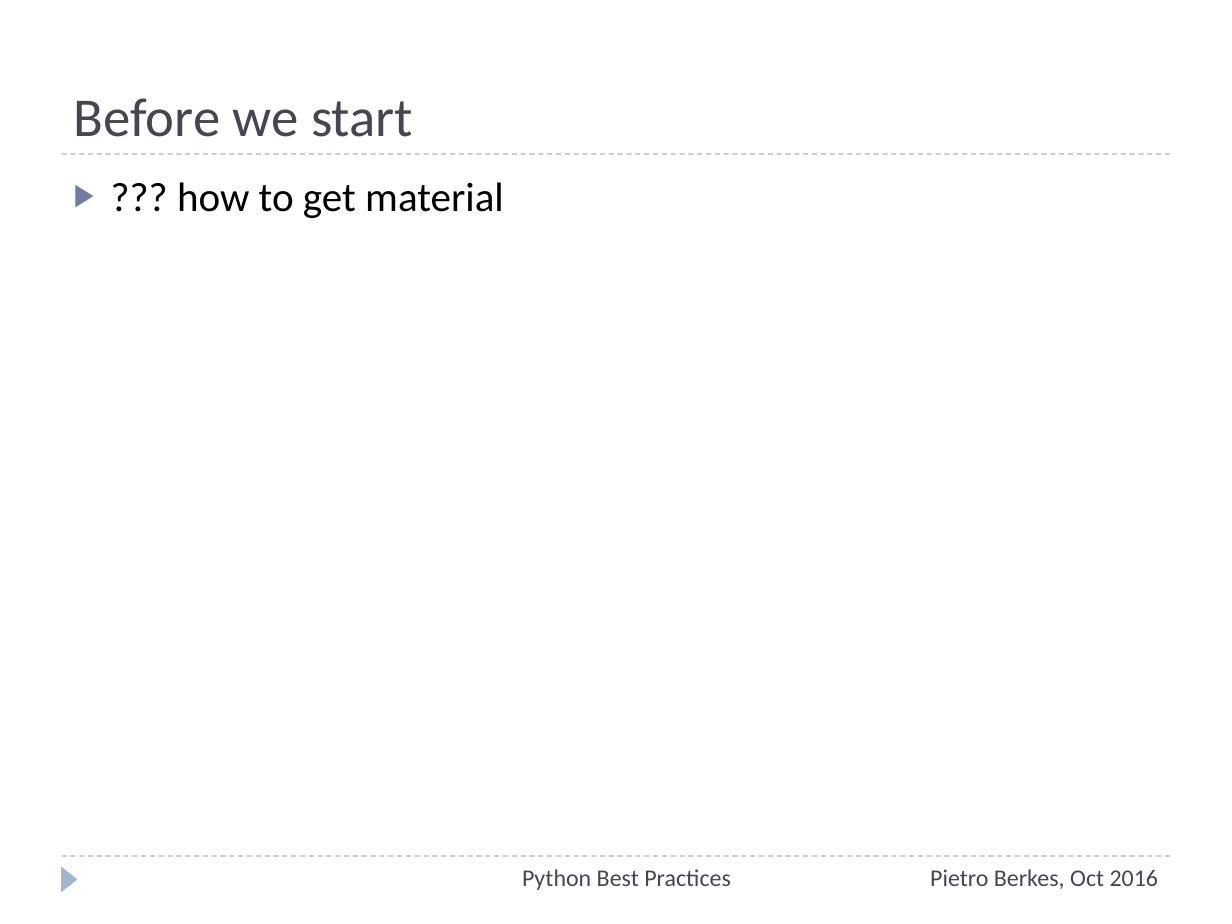
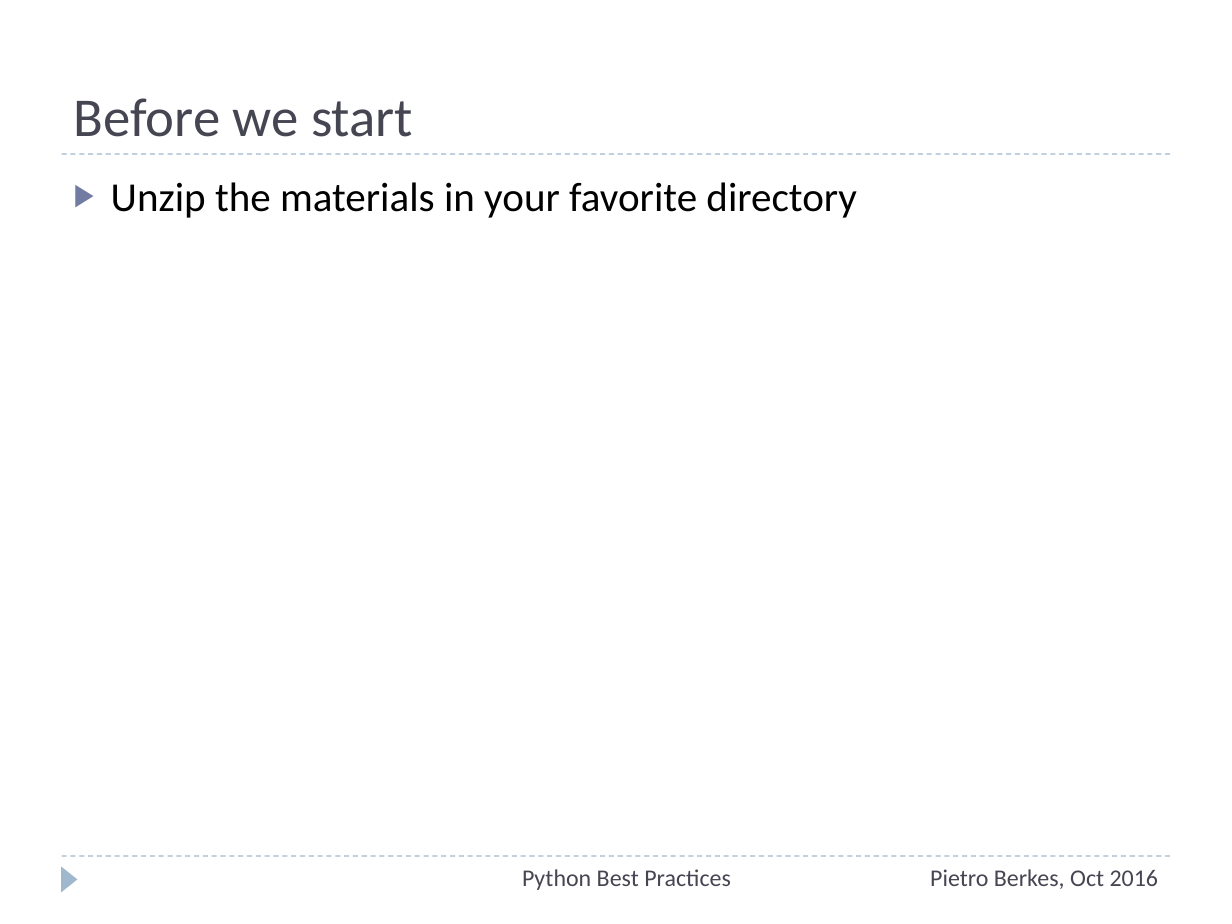
Before and after one commit to ASPP/testing_debugging_profiling, a slide deck: slide 5 of testing-debugging-profiling.pptx. Drawn at 1232x924 pixels with LibreOffice and Linux fonts; fonts in the diff are those of the drawing. Boxes give left, top, right and bottom in pixels: in the first picture for what was removed or moved away, otherwise in the second. Text is boxed around its words. In the diff, an @@ line names an element or a change of style, - is before the commit and + after.

```diff
--- a/testing-debugging-profiling.pptx
+++ b/testing-debugging-profiling.pptx
@@ text at [111,182,857,218]: text changed @@
-▶ ??? how to get material
+▶ Unzip the materials in your favorite directory
```
Also in this commit, not shown: 5 other slides changed, 1 slide removed.
